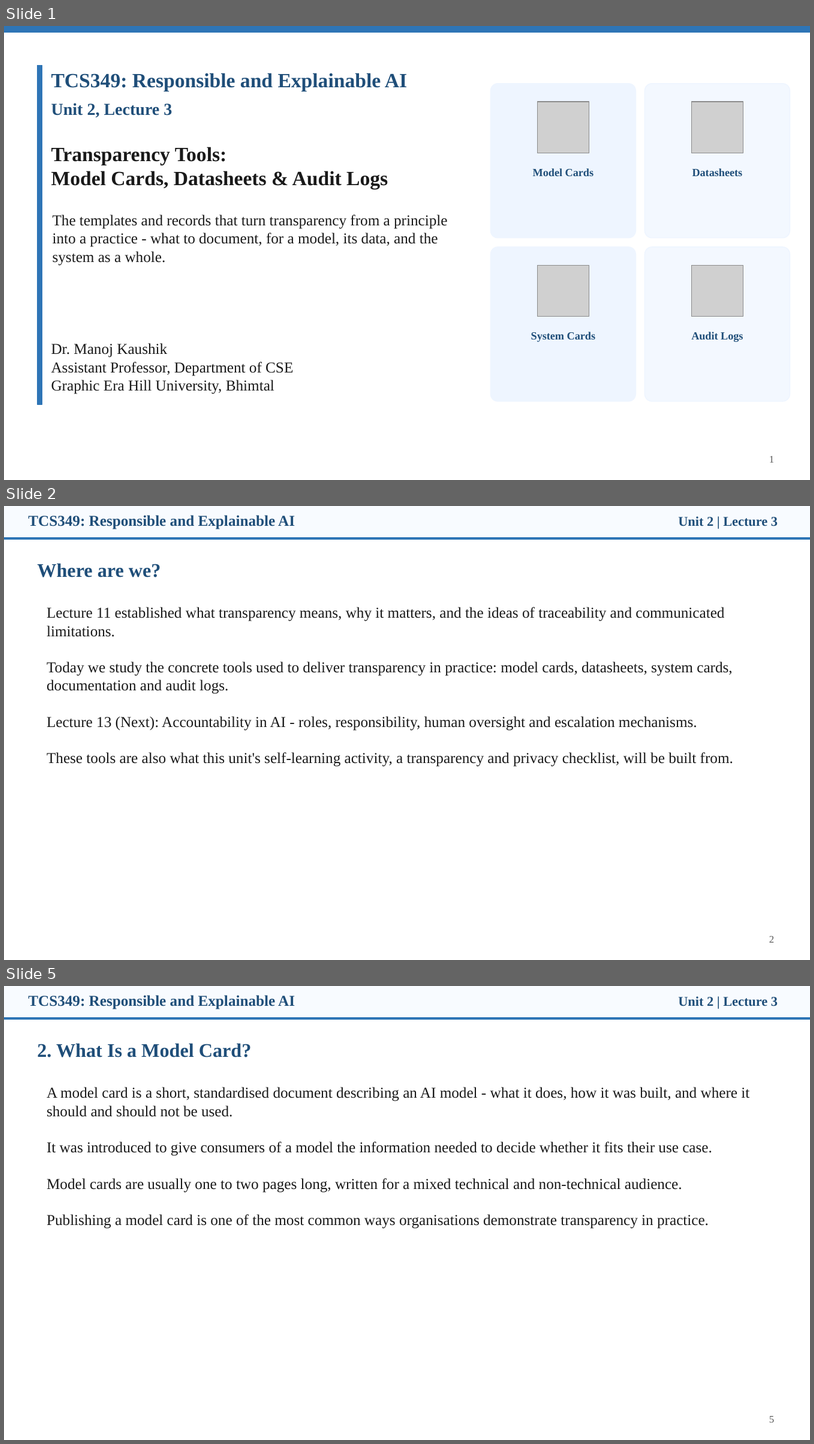
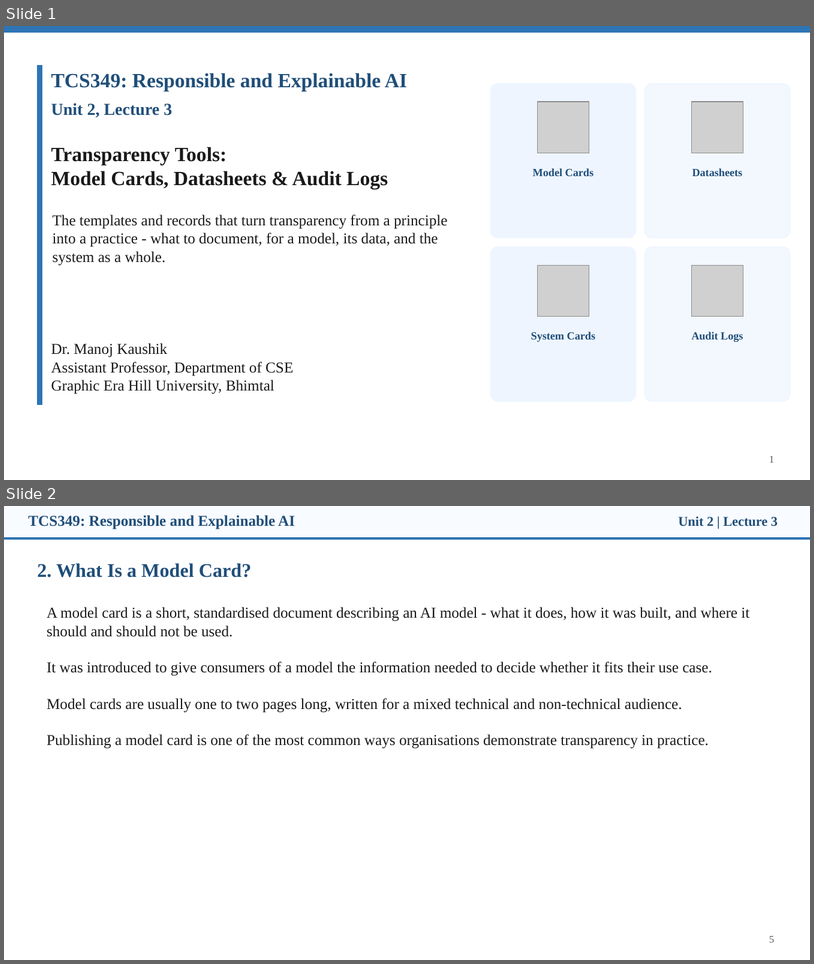
Before and after one commit to manojkaushik/manojkaushik.github.io, a slide deck: assets/TCS349/Unit-2/Lecture3_Transparency_Tools.pptx. Shown one above the other, each under a label of ours: slides 1, 2 and 5 before the commit, slides 1 and 2 after it; the slides between them are not shown. The pictures are 814x1444 and 814x964 pixels, drawn with LibreOffice and Linux fonts; fonts in the diff are those of the drawing; grey boxes stand for pictures. Boxes give left, top, right and bottom in pixels: in the first picture for what was removed or moved away, otherwise in the second. Text is boxed around its words. In the diff, an @@ line names an element or a change of style, - is before the commit and + after.

```diff
--- a/assets/TCS349/Unit-2/Lecture3_Transparency_Tools.pptx
+++ b/assets/TCS349/Unit-2/Lecture3_Transparency_Tools.pptx
@@ slide 2 removed at bbox=[4, 506, 810, 960], background #FFFFFF @@
@@ rectangle removed at bbox=[4, 506, 810, 539] @@
@@ text removed at bbox=[28, 515, 295, 529] @@
-TCS349: Responsible and Explainable AI
@@ text removed at bbox=[678, 516, 778, 526] @@
-Unit 2 | Lecture 3
@@ rectangle removed at bbox=[4, 537, 810, 539] @@
@@ text removed at bbox=[37, 563, 161, 577] @@
-Where are we?
@@ text removed at bbox=[47, 607, 734, 766] @@
-Lecture 11 established what transparency means, why it matters, and the ideas of traceability and communicated limitations.
-Today we study the concrete tools used to deliver transparency in practice: model cards, datasheets, system cards, documentation and audit logs.
-Lecture 13 (Next): Accountability in AI - roles, responsibility, human oversight and escalation mechanisms.
-These tools are also what this unit's self-learning activity, a transparency and privacy checklist, will be built from.
@@ text removed at bbox=[770, 936, 774, 942] @@
-2
@@ what was slide 5 is now slide 2 @@
```
Also in this commit, not shown: 4 other slides removed, 15 other files.
